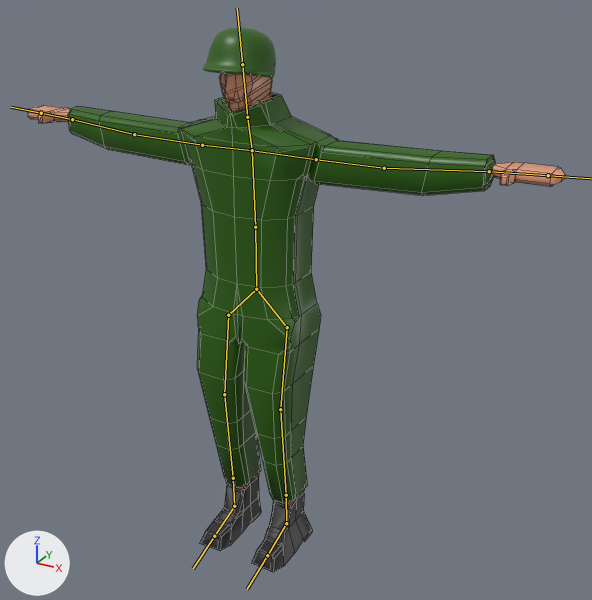
Two versions of the FBX model Assets/Prefabs/Divisions/animate_solider/new_solider_fbx.fbx, one commit apart.
Before and after are seen from a camera (50 mm lens) standing at (6.11, -9.87, 8.67) and looking at (0.82, -0.25, 3.86). The axes (+X, +Y, +Z) are drawn at lower left. The lights are the same throughout. The bones that bend it are drawn over the model as lines. Mesh edges are drawn as thin lines on the coarser meshes.
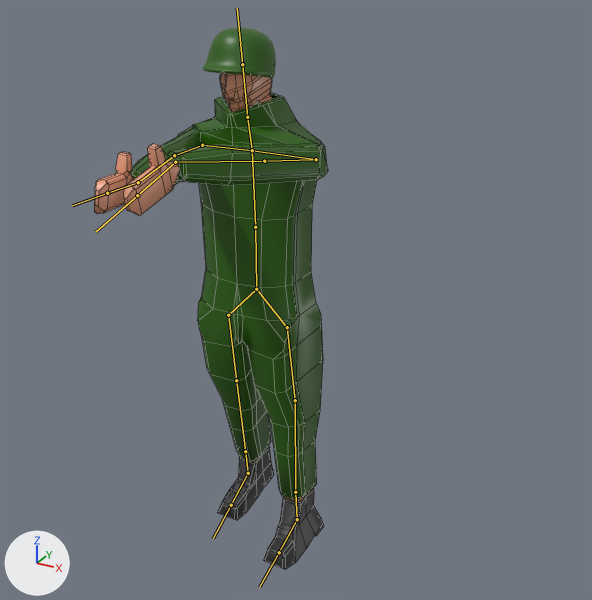
The newer file adds an action. The first version stands in its rest pose; the second is drawn at frame 40 of the action 'Armature|battle'.

Location of each change, [x1, y1, x2, y2] in pixels of the pictures (592 x 600 px):
'Cube', posed (56% narrower): before [27, 73, 565, 572]; after [94, 73, 328, 569]
bone 'Bone.017', root to tip: before (316, 159) to (384, 168); after (316, 159) to (264, 161)
bone 'Bone.018', root to tip: before (384, 168) to (489, 171); after (264, 161) to (175, 162)
bone 'Bone.019', root to tip: before (489, 171) to (548, 175); after (175, 162) to (137, 195)
bone 'Bone.014', root to tip: before (202, 145) to (134, 134); after (202, 145) to (174, 155)
bone 'Bone.015', root to tip: before (134, 134) to (72, 119); after (174, 155) to (138, 182)
bone 'Bone.016', root to tip: before (72, 119) to (41, 113); after (138, 182) to (107, 193)
bone 'Bone.003', root to tip: before (228, 315) to (224, 394); after (228, 315) to (236, 380)
bone 'Bone.005', root to tip: before (224, 394) to (233, 478); after (236, 380) to (245, 451)
bone 'Bone.007', root to tip: before (233, 478) to (234, 506); after (245, 451) to (248, 473)
bone 'Bone.004', root to tip: before (287, 327) to (280, 409); after (287, 327) to (295, 400)
bone 'Bone.006', root to tip: before (280, 409) to (286, 495); after (295, 400) to (295, 492)
bone 'Bone.008', root to tip: before (286, 495) to (286, 523); after (295, 492) to (297, 519)

The change in detail:
Bone 'Bone.017' (bone_bone_017) turns from (0, 0, 0) to (100, 13, -86) degrees about its own x, y and z.
Bone 'Bone.018' (bone_bone_018) turns from (0, 0, 0) to (1, -1, -8) degrees about its own x, y and z.
Bone 'Bone.019' (bone_bone_019) turns from (0, 0, 0) to (-29, -7, 19) degrees about its own x, y and z.
Bone 'Bone.014' (bone_bone_014) turns from (0, 0, 0) to (109, -4, 35) degrees about its own x, y and z.
Bone 'Bone.015' (bone_bone_015) turns from (0, 0, 0) to (-6, 6, 9) degrees about its own x, y and z.
Bone 'Bone.016' (bone_bone_016) turns from (0, 0, 0) to (-3, 44, -12) degrees about its own x, y and z.
Bone 'Bone.003' (bone_bone_003) turns from (0, 0, 0) to (2, -4, -18) degrees about its own x, y and z.
Bone 'Bone.005' (bone_bone_005) turns from (0, 0, 0) to (3, -1, 10) degrees about its own x, y and z.
Bone 'Bone.007' (bone_bone_007) turns from (0, 0, 0) to (-1, 5, -5) degrees about its own x, y and z.
Bone 'Bone.004' (bone_bone_004) turns from (0, 0, 0) to (3, 13, 15) degrees about its own x, y and z.
Bone 'Bone.006' (bone_bone_006) turns from (0, 0, 0) to (0, -13, -20) degrees about its own x, y and z.
Bone 'Bone.008' (bone_bone_008) turns from (0, 0, 0) to (0, -1, 10) degrees about its own x, y and z.
